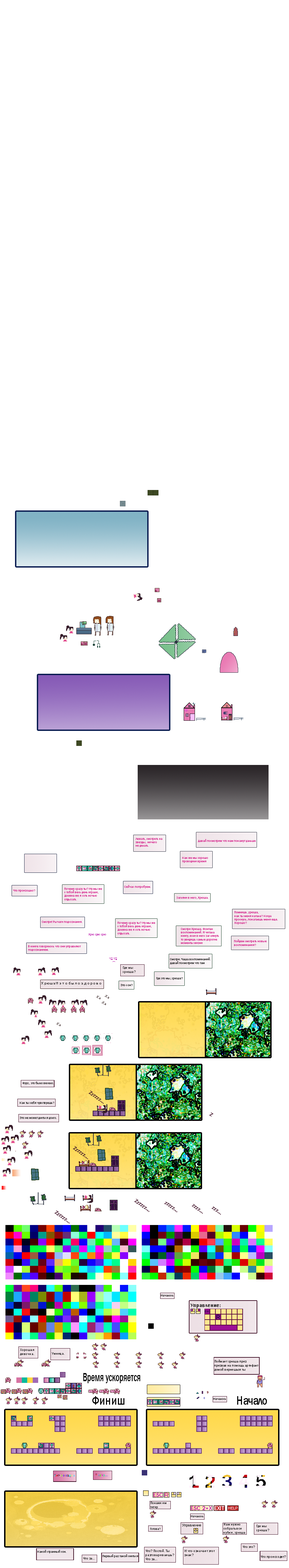
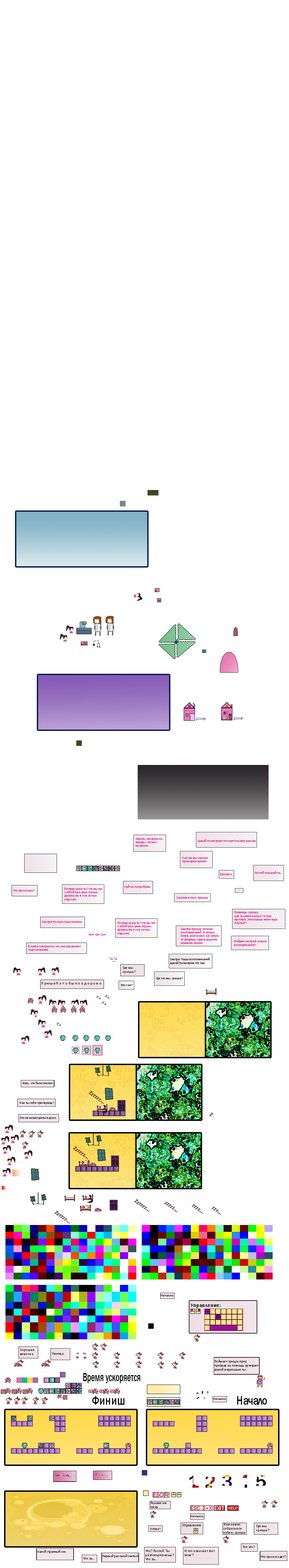
Comparing the layer stacks of the two 289 x 1568 images. Changes:
added layer "Постой пожалуйста..." above "Слой 17 копия 4" over [254, 871, 282, 875]
added layer "Слой 17 копия 4" above "..." over [253, 865, 284, 881]
added layer "Слой 17 копия 5" above "Хрюшка..." over [234, 888, 243, 893]
added layer "Хрюшка..." above "Слой 17 копия 3" over [219, 873, 234, 876]
added layer "Слой 17 копия 3" above "Как же мы хорошо проводили время" over [218, 870, 234, 879]
